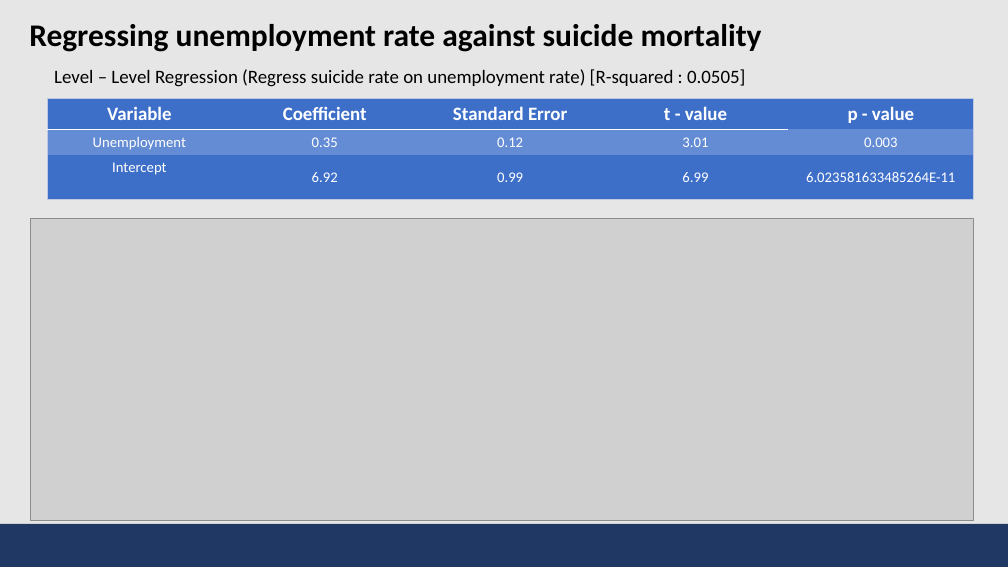
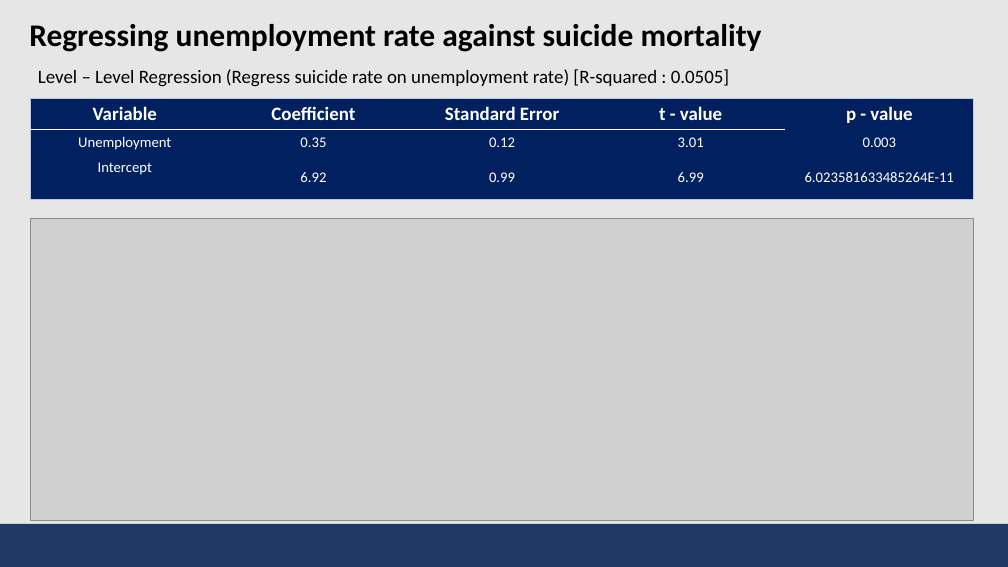
Before and after one commit to bmbln/Team_Manila, a slide deck: slide 8 of DE Term Project/DE_TermProject2_Presentation.pptx. Drawn at 1008x567 pixels with LibreOffice and Linux fonts; fonts in the diff are those of the drawing; grey boxes stand for pictures. Boxes give left, top, right and bottom in pixels: in the first picture for what was removed or moved away, otherwise in the second. Text is boxed around its words. In the diff, an @@ line names an element or a change of style, - is before the commit and + after.

```diff
--- a/DE Term Project/DE_TermProject2_Presentation.pptx
+++ b/DE Term Project/DE_TermProject2_Presentation.pptx
@@ text "Level – Level Regression (Regress ...": place and size @@
-text "Level – Level Regression (Regress ..." at [54,69,745,87]
+text "Level – Level Regression (Regress ..." at [38,69,729,87]
@@ table at [30,98,975,199] @@
@@ fill none to #002060 in 10 cells @@
@@ fill #FFFFFF at 20% opacity to #002060 in row 2 @@
@@ table: place and size @@
-table at [47,98,973,199]
+table at [30,98,975,199]
```
Also in this commit, not shown: 4 other slides changed.
